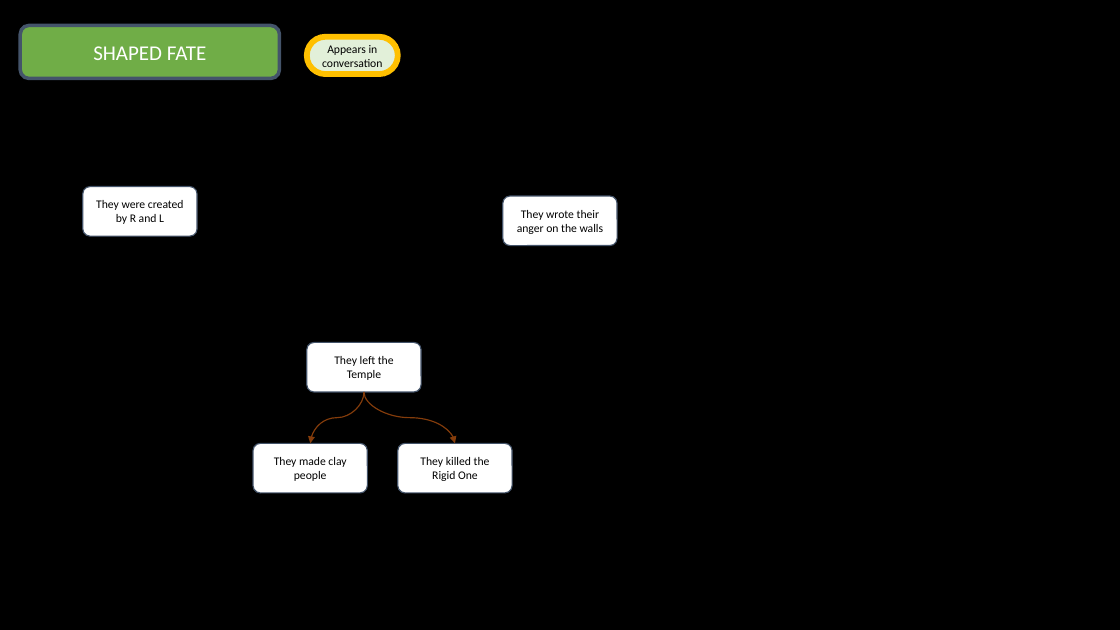
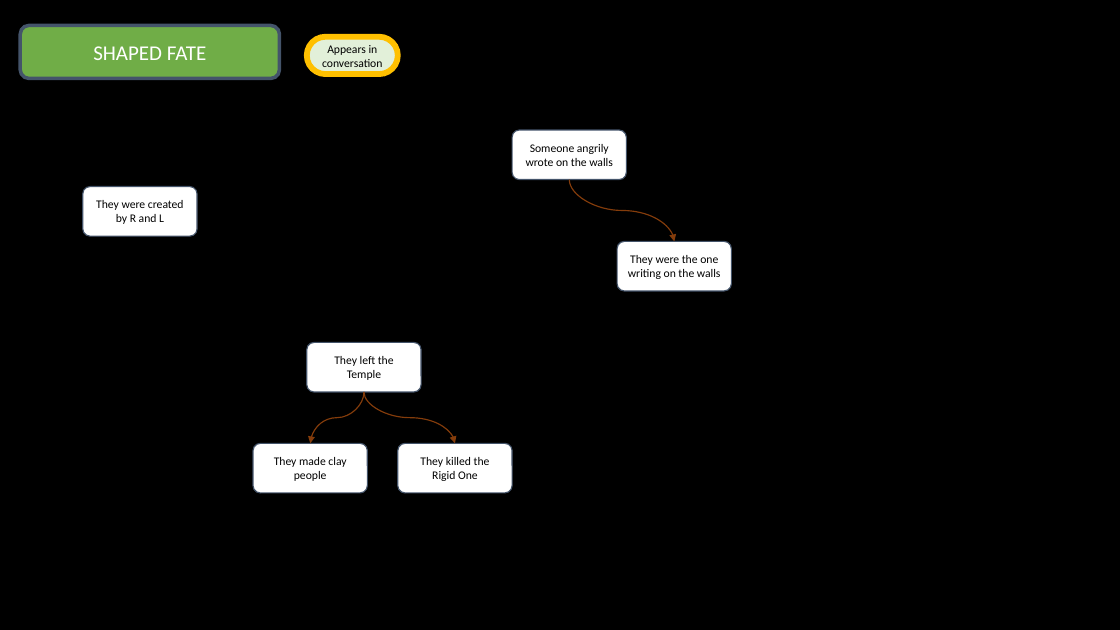
Before and after one commit to Tchetchouille/ijo-musi, a slide deck: slide 5 of Design Documents/Narration/Narrative Map.pptx. Drawn at 1120x630 pixels with LibreOffice and Linux fonts; fonts in the diff are those of the drawing. Boxes give left, top, right and bottom in pixels: in the first picture for what was removed or moved away, otherwise in the second. Text is boxed around its words. In the diff, an @@ line names an element or a change of style, - is before the commit and + after.

```diff
--- a/Design Documents/Narration/Narrative Map.pptx
+++ b/Design Documents/Narration/Narrative Map.pptx
@@ rounded rectangle "Someone angrily wrote on the ...": place and size @@
-rounded rectangle "Someone angrily wrote on the ..." at bbox=[503, 196, 618, 245]
+rounded rectangle "Someone angrily wrote on the ..." at bbox=[513, 130, 627, 180]
@@ text in rounded rectangle at bbox=[526, 144, 613, 166]: text changed @@
-They wrote their anger on the walls
+Someone angrily wrote on the walls
@@ curved arrow added from (570, 180) to (675, 241), #FFC000 1 pt @@
@@ rounded rectangle added at bbox=[618, 241, 732, 291], fill #FFFFFF, outline #44546A 1 pt, 10 pt, text #000000 @@
+They were the one writing on the walls
```
Also in this commit, not shown: 4 other slides changed, 19 other files.
